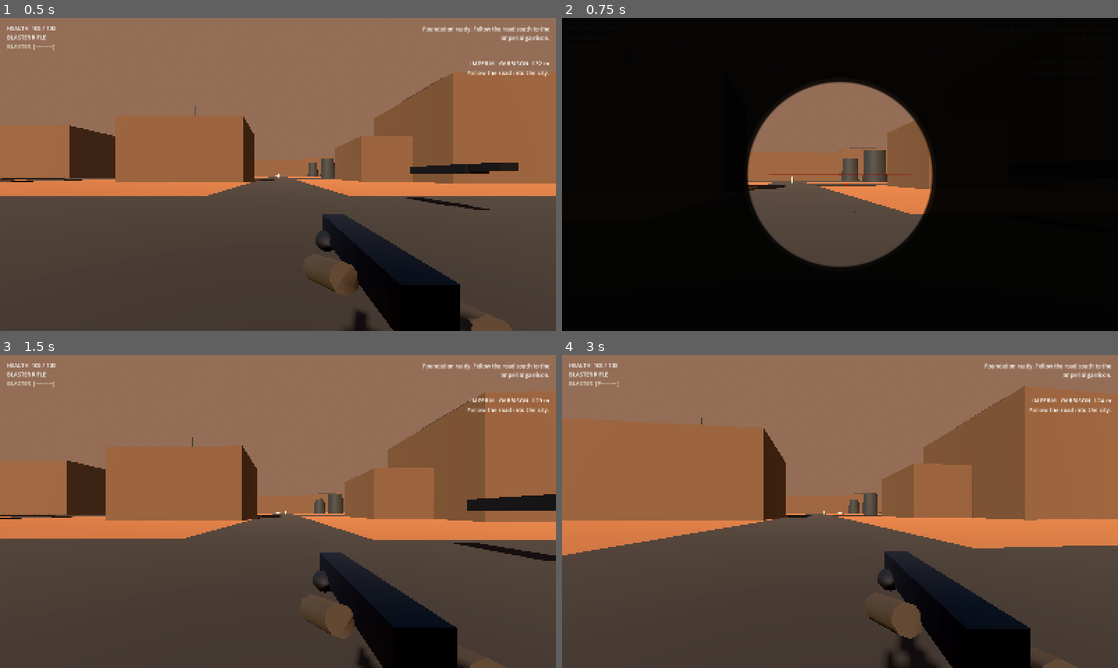
Above: before the commit, frames 1-4 (two rows, left to right).
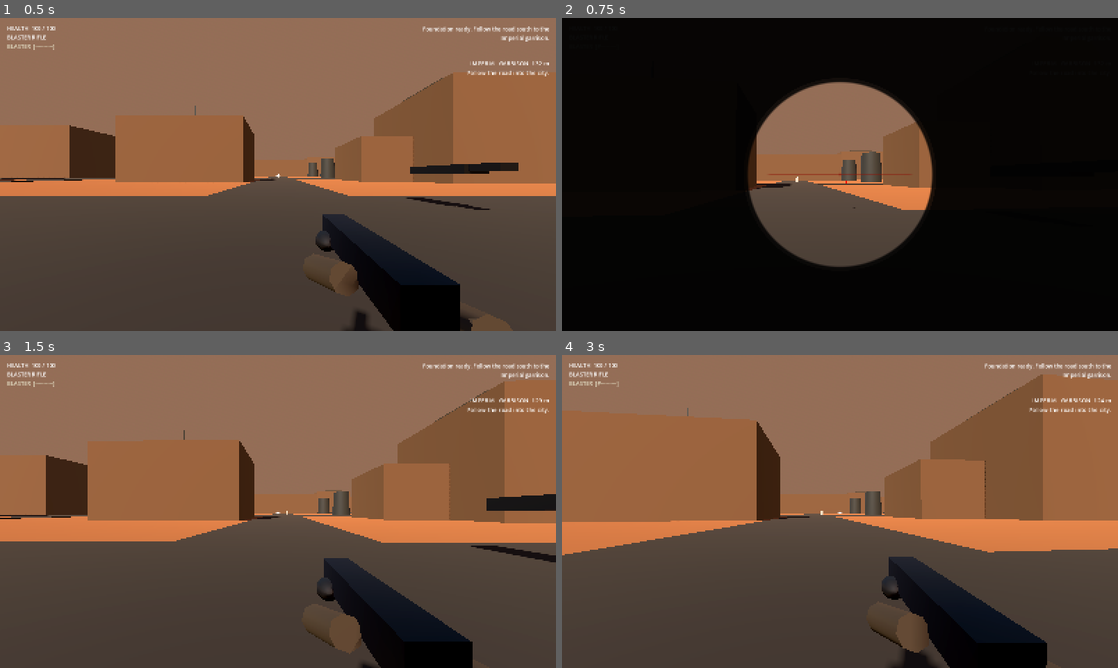
Above: after the commit, the same moments.

Repository: Deputy1389/far-horizon
Game: Godot game, scene res://game/scenes/main.tscn
Two runs of this game, one before a commit and one after it. Both use one fixed random seed, a clock stepped at 60 frames per second and the inputs below.
Inputs (mouse positions are in pixels of both pictures, inside the frame that each line leads up to):
- Up to frame 1 (0.5 s): no input
- Up to frame 2 (0.75 s): tap Enter at 0.5 s; move the mouse to (867, 174) at 0.52 s; hold W (move_forward) from 0.53 s (still down); hold Right mouse button (aim) from 0.53 s (still down); click (867, 174) at 0.67 s
- Up to frame 3 (1.5 s): keep holding W (move_forward); tap Space (jump) at 0.77 s; tap Shift (sprint) at 0.8, 1.35 s; move the mouse to (250, 511) at 1.27 s; release Right mouse button (aim) at 1.28 s
- Up to frame 4 (3 s): keep holding W (move_forward); tap Space (jump) at 1.52 s; right-click (812, 511) at 1.55 s; move the mouse to (851, 505) at 2.02 s; hold Right mouse button (aim) 2.03-2.78 s; tap Shift (sprint) at 2.3 s; move the mouse to (834, 517) at 2.77 s; tap C (crouch) at 2.85 s; click (834, 517) at 2.92 s

Frame 1 is identical in both runs. In frame 2, 1.2% of the frame differs, in the area x 33-67%, y 32-63%; in frame 3, 6.9%, in the area x 0-100%, y 8-100%; in frame 4, 5.6%.

Commit message:
combat: smooth ADS transition into functional scope view

Diff:
--- a/game/scripts/combat/weapon_controller.gd
+++ b/game/scripts/combat/weapon_controller.gd
@@ -19,6 +19,7 @@
 var overheated := false
 var motion_time := 0.0
 var last_aiming := false
+var aim_blend := 0.0
 
 var viewmodel := Node3D.new()
 var arms_root := Node3D.new()
@@ -204,11 +205,16 @@
 
 	aiming = enabled and Input.is_action_pressed("aim")
 	var scoped_ads := aiming and current_index == 1
-	scope_layer.visible = scoped_ads
-	arms_root.visible = enabled and not scoped_ads
+	var target_aim_blend := 1.0 if aiming else 0.0
+	aim_blend = lerpf(aim_blend, target_aim_blend, 1.0 - exp(-delta * 12.0))
+	scope_layer.visible = current_index == 1 and aim_blend > 0.01
+	scope_rect.modulate.a = smoothstep(0.52, 0.96, aim_blend) if current_index == 1 else 0.0
+
+	var hide_viewmodel_for_scope := current_index == 1 and aim_blend > 0.82
+	arms_root.visible = enabled and not hide_viewmodel_for_scope
 	if imported_weapon != null and is_instance_valid(imported_weapon):
-		imported_weapon.visible = enabled and not scoped_ads
-	weapon_mesh.visible = enabled and imported_weapon == null and not scoped_ads
+		imported_weapon.visible = enabled and not hide_viewmodel_for_scope
+	weapon_mesh.visible = enabled and imported_weapon == null and not hide_viewmodel_for_scope
 	if aiming != last_aiming:
 		last_aiming = aiming
 		aiming_changed.emit(aiming, scoped_ads)
@@ -221,16 +227,18 @@
 		and planar_speed > 7.0
 		and not Input.is_action_pressed("fire")
 	)
-	var target_fov := weapon.ads_fov if aiming else (base_fov + 3.0 if sprint_presented else base_fov)
-	camera.fov = lerpf(camera.fov, target_fov, 1.0 - exp(-delta * 15.0))
+	var hip_fov := base_fov + 3.0 if sprint_presented else base_fov
+	var target_fov := lerpf(hip_fov, weapon.ads_fov, aim_blend)
+	camera.fov = lerpf(camera.fov, target_fov, 1.0 - exp(-delta * 16.0))
 
 	viewmodel_kick = lerpf(viewmodel_kick, 0.0, 1.0 - exp(-delta * 18.0))
 	viewmodel_recoil_pitch = lerpf(viewmodel_recoil_pitch, 0.0, 1.0 - exp(-delta * 17.0))
 	viewmodel_recoil_yaw = lerpf(viewmodel_recoil_yaw, 0.0, 1.0 - exp(-delta * 19.0))
 	motion_time += delta * (2.1 + planar_speed * 0.85)
-	var target_offset := weapon.ads_offset if aiming else weapon.viewmodel_offset
-	if scoped_ads:
-		target_offset = weapon.viewmodel_offset + Vector3(0.0, -0.08, 0.05)
+	var target_offset := weapon.viewmodel_offset.lerp(weapon.ads_offset, aim_blend)
+	if current_index == 1:
+		var pre_scope_offset := weapon.viewmodel_offset + Vector3(0.0, -0.045, -0.015)
+		target_offset = weapon.viewmodel_offset.lerp(pre_scope_offset, aim_blend)
 	var sway_amount := 0.003 if aiming else 0.008
 	target_offset += Vector3(
 		sin(motion_time) * sway_amount,
